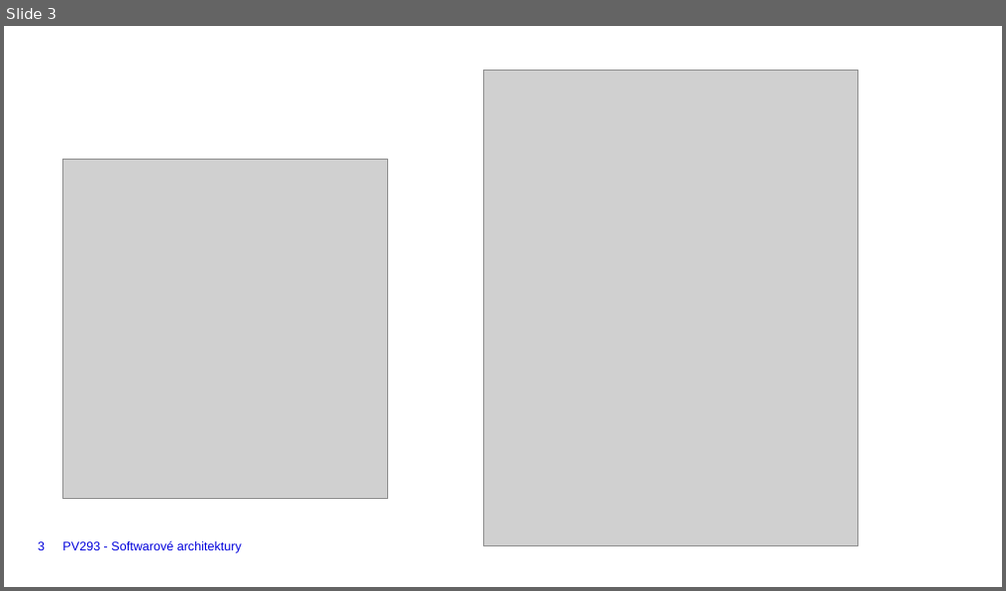
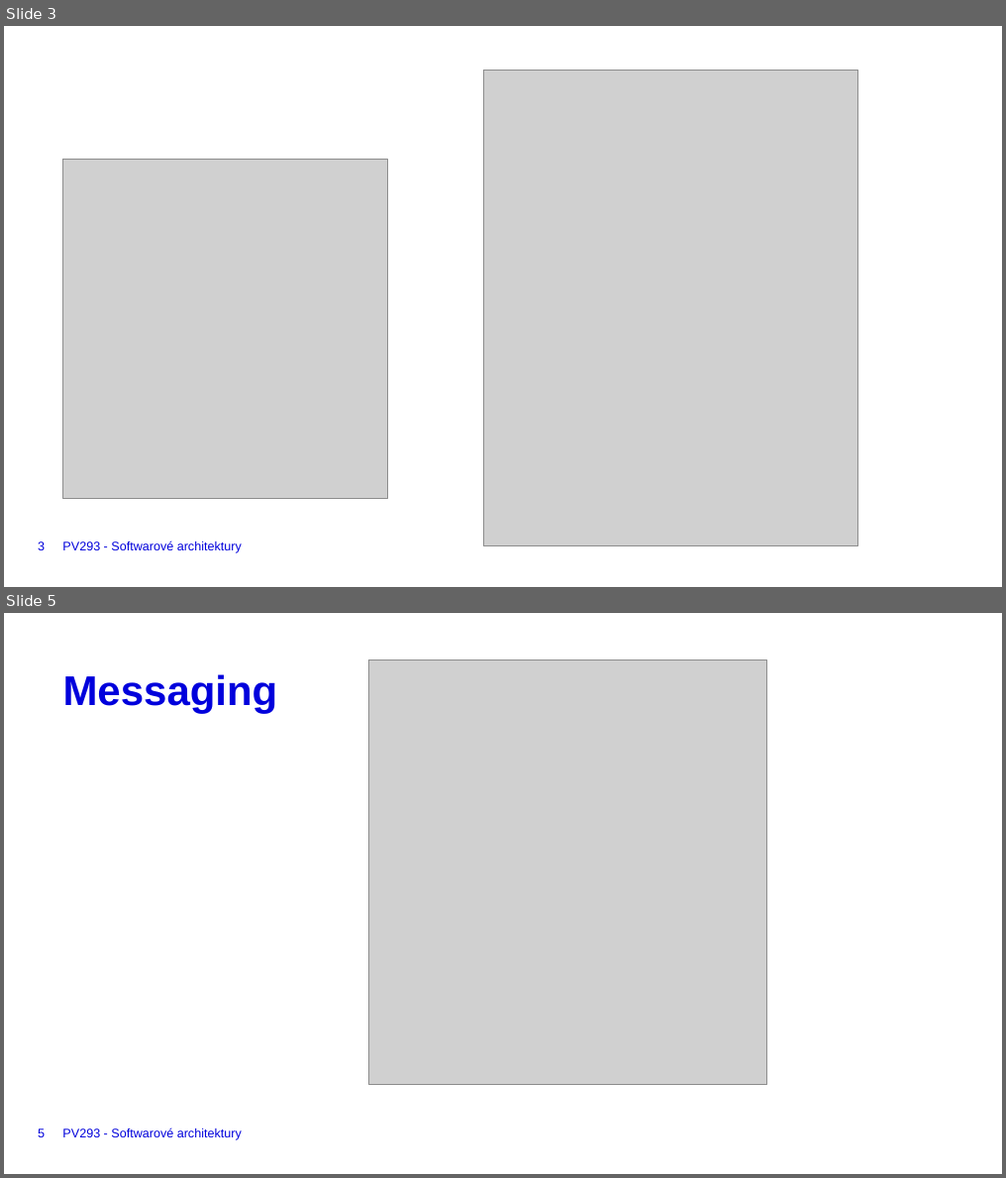
Before and after one commit to Jatasi98/PV293-Seminar, a slide deck: Presentations/Presentation08.pptx. Shown one above the other, each under a label of ours: slide 3 before the commit, slides 3 and 5 after it; the slides between them are not shown. The pictures are 1006x591 and 1006x1178 pixels, drawn with LibreOffice and Linux fonts; fonts in the diff are those of the drawing; grey boxes stand for pictures; background and template pictures are left out. Boxes give left, top, right and bottom in pixels: in the first picture for what was removed or moved away, otherwise in the second. Text is boxed around its words. In the diff, an @@ line names an element or a change of style, - is before the commit and + after.

```diff
--- a/Presentations/Presentation08.pptx
+++ b/Presentations/Presentation08.pptx
@@ slide 5 added at (x1=4, y1=613, x2=1002, y2=1174), background #FFFFFF @@
@@ picture added at (x1=369, y1=661, x2=767, y2=1085) @@
@@ title added at (x1=63, y1=674, x2=278, y2=713), 40 pt, text #0000DC, bold @@
+Messaging
@@ page number added at (x1=38, y1=1129, x2=45, y2=1138), 12 pt, text #0000DC @@
+5
@@ text added at (x1=62, y1=1128, x2=242, y2=1141), 12 pt, text #0000DC @@
+PV293 - Softwarové architektury
```
Also in this commit, not shown: 1 other slide added, 1 other file.
